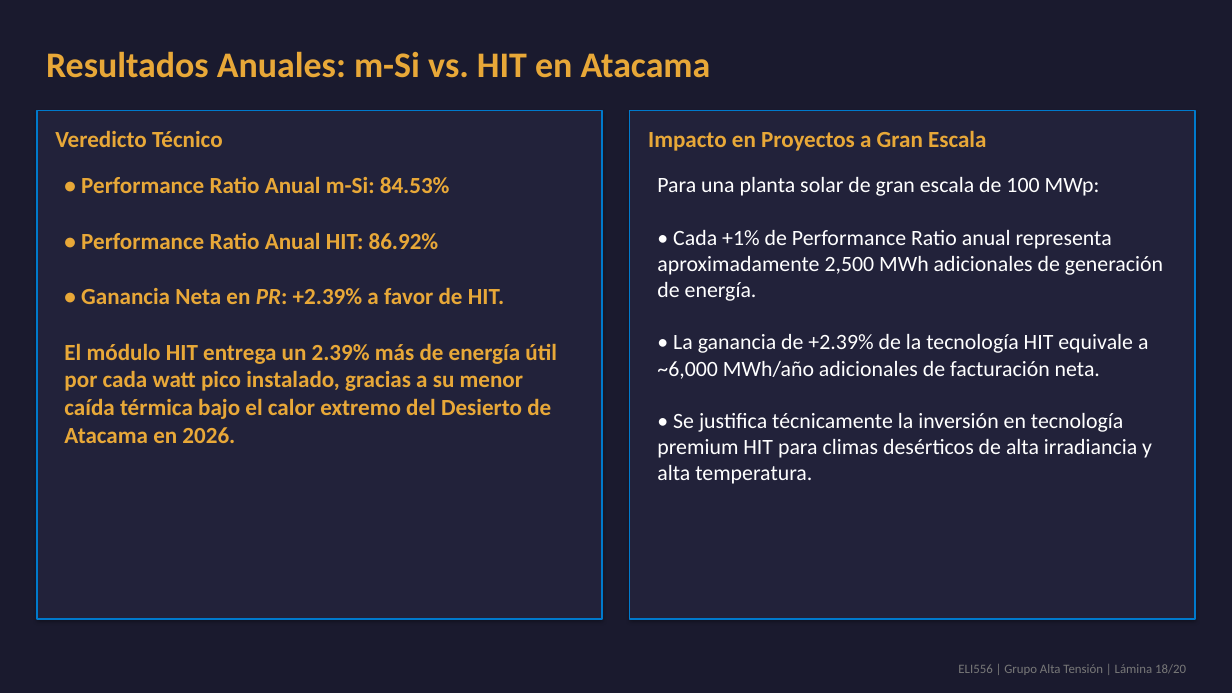
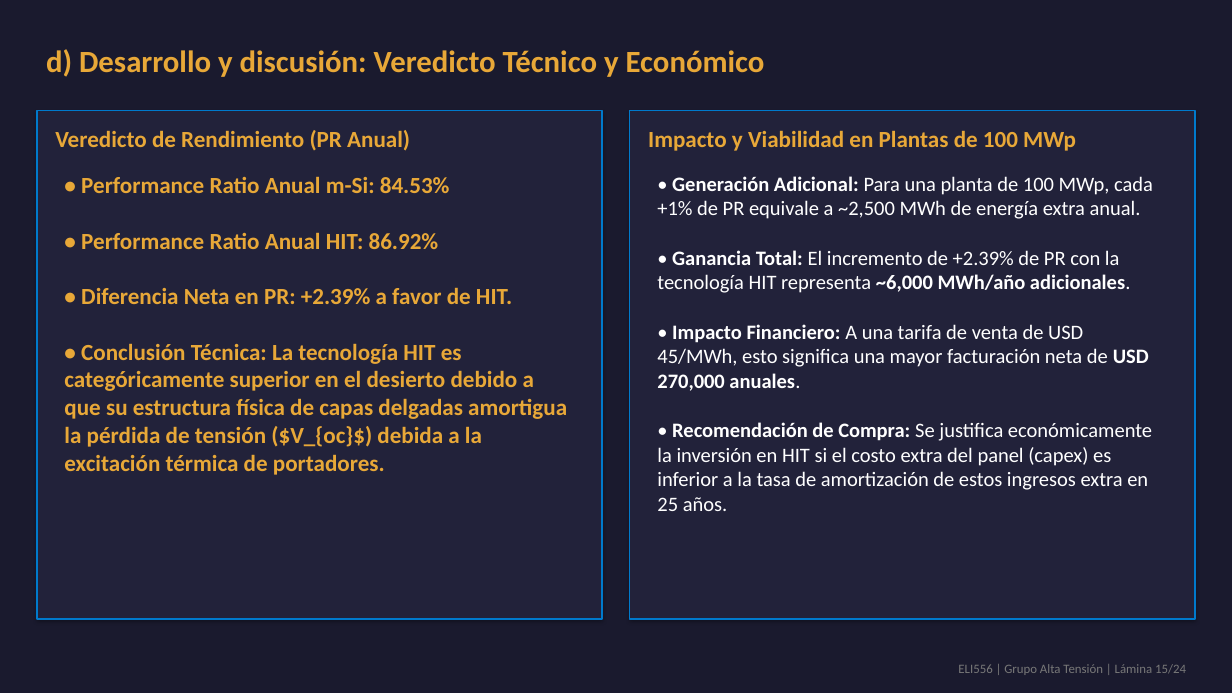
Before and after one commit to theChosen16/t2-paneles, a slide deck: slide 15 of output/Presentacion_Final_ELI556_Atacama.pptx (slide 18 before the commit). Drawn at 1232x693 pixels with LibreOffice and Linux fonts; fonts in the diff are those of the drawing. Boxes give left, top, right and bottom in pixels: in the first picture for what was removed or moved away, otherwise in the second. Text is boxed around its words. In the diff, an @@ line names an element or a change of style, - is before the commit and + after.

```diff
--- a/output/Presentacion_Final_ELI556_Atacama.pptx
+++ b/output/Presentacion_Final_ELI556_Atacama.pptx
@@ text at (46, 49, 765, 77): text changed; size 28 to 24 pt @@
-Resultados Anuales: m-Si vs. HIT en Atacama
+d) Desarrollo y discusión: Veredicto Técnico y Económico
@@ text at (55, 130, 410, 151): text changed @@
-Veredicto Técnico
+Veredicto de Rendimiento (PR Anual)
@@ text at (648, 131, 1076, 151): text changed @@
-Impacto en Proyectos a Gran Escala
+Impacto y Viabilidad en Plantas de 100 MWp
@@ text at (657, 176, 1153, 511): text changed; size 17 to 16 pt @@
-Para una planta solar de gran escala de 100 MWp:
-• Cada +1% de Performance Ratio anual representa aproximadamente 2,500 MWh adicionales de generación de energía.
-• La ganancia de +2.39% de la tecnología HIT equivale a ~6,000 MWh/año adicionales de facturación neta.
-• Se justifica técnicamente la inversión en tecnología premium HIT para climas desérticos de alta irradiancia y alta temperatura.
+• Generación Adicional: Para una planta de 100 MWp, cada +1% de PR equivale a ~2,500 MWh de energía extra anual.
+• Ganancia Total: El incremento de +2.39% de PR con la tecnología HIT representa ~6,000 MWh/año adicionales.
+• Impacto Financiero: A una tarifa de venta de USD 45/MWh, esto significa una mayor facturación neta de USD 270,000 anuales.
+• Recomendación de Compra: Se justifica económicamente la inversión en HIT si el costo extra del panel (capex) es inferior a la tasa de amortización de estos ingresos extra en 25 años.
@@ text at (64, 288, 567, 475): text changed @@
-• Ganancia Neta en PR: +2.39% a favor de HIT.
-El módulo HIT entrega un 2.39% más de energía útil por cada watt pico instalado, gracias a su menor caída térmica bajo el calor extremo del Desierto de Atacama en 2026.
+• Diferencia Neta en PR: +2.39% a favor de HIT.
+• Conclusión Técnica: La tecnología HIT es categóricamente superior en el desierto debido a que su estructura física de capas delgadas amortigua la pérdida de tensión ($V_{oc}$) debida a la excitación térmica de portadores.
@@ text at (958, 664, 1186, 675): text changed @@
-ELI556 | Grupo Alta Tensión | Lámina 18/20
+ELI556 | Grupo Alta Tensión | Lámina 15/24
```
Also in this commit, not shown: 16 other slides changed, 7 slides added, 3 slides removed, 29 other files.
